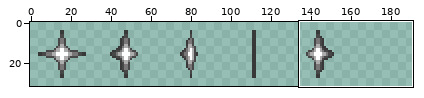
Pixel-art file -- interco-jv-2026/assets/Aseprite/piece_detoile.aseprite. Above, an overview of the earlier version with the close-up marked.
Close-up. First the earlier version:
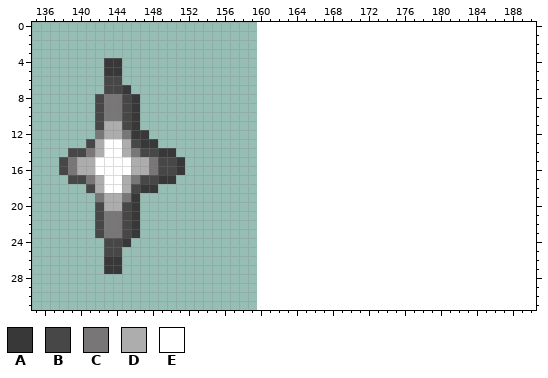
160x32 pixels, 1 frame. Shown: x 135..190, y 0..31. The old version is drawn lined up with the new one, on the new canvas. The wide view leaves out empty margins.
Palette (. is transparent): A #383838  B #474747  C #787676  D #adadad  E #ffffff
Pixels before, first column x 138:
 4 .....AA.......
 5 .....AA.......
 6 .....BB.......
 7 .....BBA......
 8 ....BCCBA.....
 9 ....BCCBA.....
10 ....BCCBA.....
11 ....BDDBA.....
12 ....CDDCAA....
13 ...BDEEDBAA...
14 .BBCDEEDCBBAA.
15 BCDDEEEEDDCBBA
16 BCDDEEEEDDCBBA
17 .BBCDEEDCBBAA.
18 ...BDEEDBAA...
19 ....CDDCA.....
20 ....BDDBA.....
21 ....BCCBA.....
22 ....BCCBA.....
23 ....BCCBA.....
24 .....BBA......
25 .....BB.......
26 .....AA.......
27 .....AA.......
The same view after the edit:
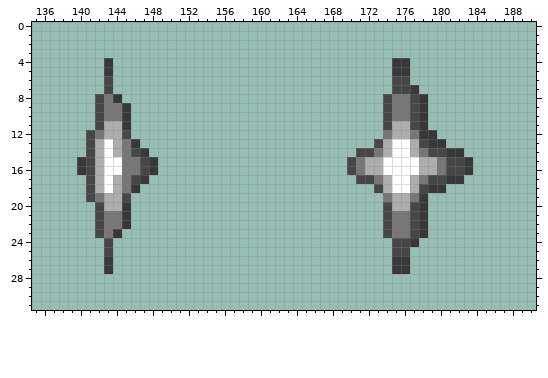
Changes in this commit:
canvas 160x32 -> 192x32
Colour A is added in rows 4 to 5 at x 175 to 176; in row 7 at x 177; in rows 8 to 11 at x 178; in row 12 at x 178 to 179; in row 13 at x 179 to 180; in row 14 at x 181 to 182.
Colour A is added in rows 15 to 16 at x 183; in row 17 at x 181 to 182; in row 18 at x 179 to 180; in rows 19 to 23 at x 178; in row 24 at x 177; in rows 26 to 27 at x 175 to 176.
Colour A replaces colour B in rows 9 to 11 at x 145; in row 13 at x 146; in row 14 at x 147; in row 17 at x 147; in row 18 at x 146; in rows 20 to 22 at x 145.
Colour A replaces colour C in row 8 at x 144; in rows 15 to 16 at x 148; in row 23 at x 144.
Colour A replaces colour D in rows 15 to 16 at x 140.
Colour B is added in rows 6 to 7 at x 175 to 176; in rows 8 to 11 at x 174 and 177; in row 12 at x 141; in row 13 at x 173 and 178; in row 14 at x 171 to 172 and 179 to 180; in rows 15 to 16 at x 170 and 181 to 182.
Colour B is added in row 17 at x 171 to 172 and 179 to 180; in row 18 at x 173 and 178; in row 19 at x 141; in rows 20 to 23 at x 174 and 177; in rows 24 to 25 at x 175 to 176.
Colour B replaces colour C in row 12 at x 145; in row 14 at x 141 and 146; in row 17 at x 141 and 146; in row 19 at x 145.
Colour B replaces colour D in rows 15 to 16 at x 141 and 147.
Colour C is added in rows 8 to 10 at x 175 to 176; in row 12 at x 174 and 177; in row 14 at x 173 and 178; in rows 15 to 16 at x 171 and 180; in row 17 at x 173 and 178; in row 19 at x 174 and 177.
Colour C is added in rows 21 to 23 at x 175 to 176.
Colour C replaces colour D in rows 13 to 14 at x 145; in rows 15 to 16 at x 146; in rows 17 to 18 at x 145.
Colour C replaces colour E in rows 15 to 16 at x 145.
Colour D is added in rows 11 to 12 at x 175 to 176; in rows 13 to 14 at x 174 and 177; in rows 15 to 16 at x 172 to 173 and 178 to 179; in rows 17 to 18 at x 174 and 177; in rows 19 to 20 at x 175 to 176.
Colour D replaces colour E in rows 13 to 14 at x 144; in rows 15 to 16 at x 142; in rows 17 to 18 at x 144.
Colour E is added in rows 13 to 14 at x 175 to 176; in rows 15 to 16 at x 174 to 177; in rows 17 to 18 at x 175 to 176.
The author cleared colour A in rows 4 to 5 at x 144; in row 7 at x 145; in rows 8 to 11 at x 146; in row 12 at x 146 to 147; in row 13 at x 147 to 148; in row 14 at x 149 to 150.
The author cleared colour A in rows 15 to 16 at x 151; in row 17 at x 149 to 150; in row 18 at x 147 to 148; in rows 19 to 23 at x 146; in row 24 at x 145; in rows 26 to 27 at x 144.
The author cleared colour B in rows 6 to 7 at x 144; in row 8 at x 145; in row 14 at x 139 to 140 and 148; in rows 15 to 16 at x 138 and 149 to 150; in row 17 at x 139 to 140 and 148; in row 23 at x 145.
The author cleared colour B in rows 24 to 25 at x 144.
The author cleared colour C in rows 15 to 16 at x 139.
